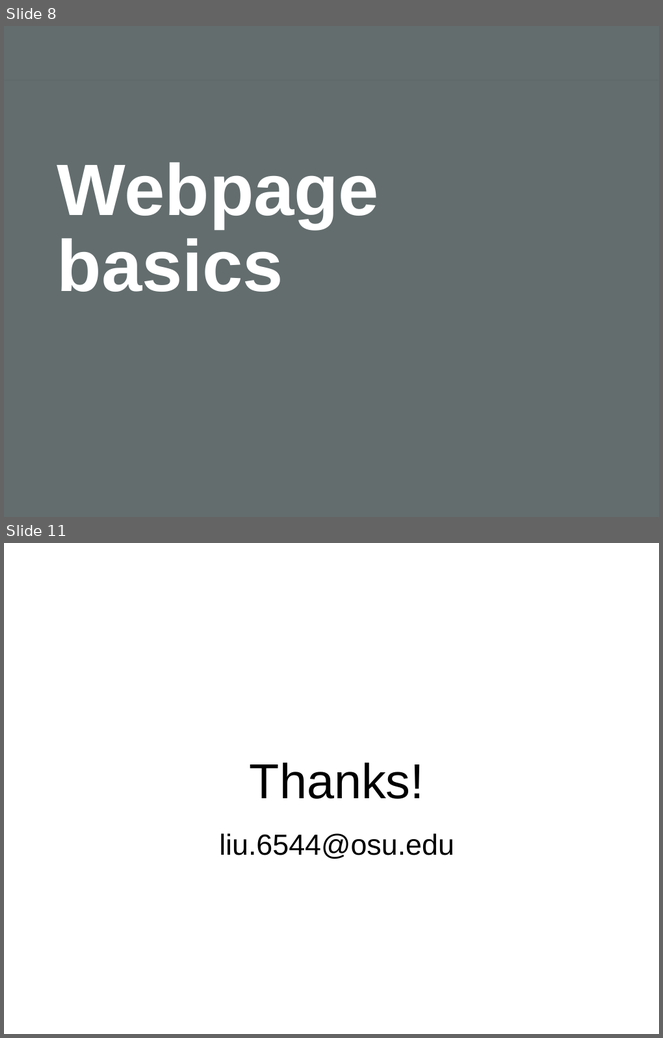
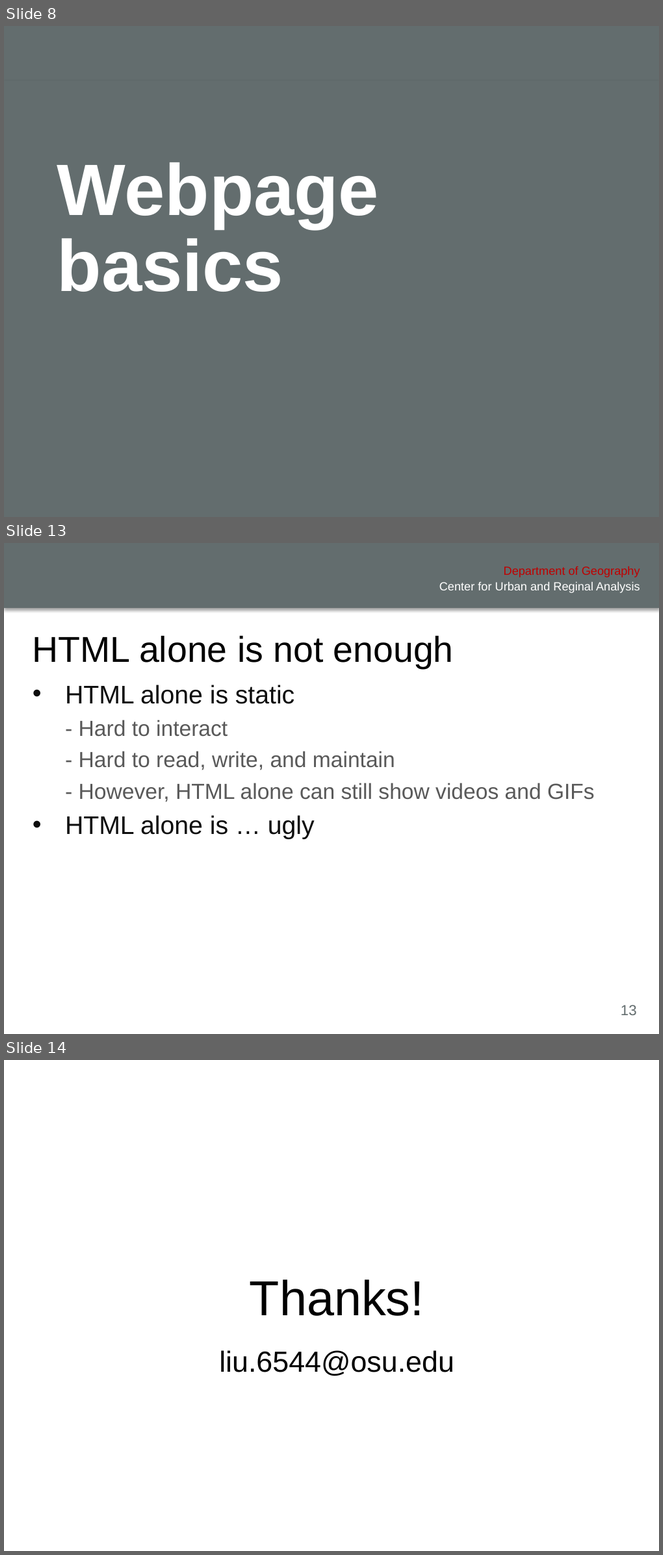
Before and after one commit to xiaohuiliugis/UCGIS-Fullstack-Geovisualization-Workshop, a slide deck: doc/presentation.pptx. Shown one above the other, each under a label of ours: slides 8 and 11 before the commit, slides 8, 13 and 14 after it; the slides between them are not shown. The pictures are 663x1038 and 663x1555 pixels, drawn with LibreOffice and Linux fonts; fonts in the diff are those of the drawing; background and template pictures are left out. Boxes give left, top, right and bottom in pixels: in the first picture for what was removed or moved away, otherwise in the second. Text is boxed around its words. In the diff, an @@ line names an element or a change of style, - is before the commit and + after.

```diff
--- a/doc/presentation.pptx
+++ b/doc/presentation.pptx
@@ slide 13 added at (x1=4, y1=543, x2=659, y2=1034), background #FFFFFF; not listed: 1 template element that a slide beside it also shows @@
@@ text added at (x1=504, y1=566, x2=640, y2=577), 13 pt, text #C00000 @@
+Department of Geography
@@ text added at (x1=440, y1=582, x2=640, y2=593), 13 pt, text #FFFFFF @@
+Center for Urban and Reginal Analysis
@@ title added at (x1=33, y1=635, x2=454, y2=668), 39.6 pt, text #000000 @@
+HTML alone is not enough
@@ text added at (x1=26, y1=668, x2=638, y2=984), outline #FFFFFF 0.75 pt, 24 pt, text #595959 @@
+• HTML alone is static
+  - Hard to interact
+  - Hard to read, write, and maintain
+  - However, HTML alone can still show videos and GIFs
+  • HTML alone is … ugly
@@ page number added at (x1=621, y1=1005, x2=637, y2=1016), 16 pt, text #636D6E @@
+13
@@ what was slide 11 is now slide 14 @@
```
Also in this commit, not shown: 5 slides changed, 2 other slides added, 3 other files.
